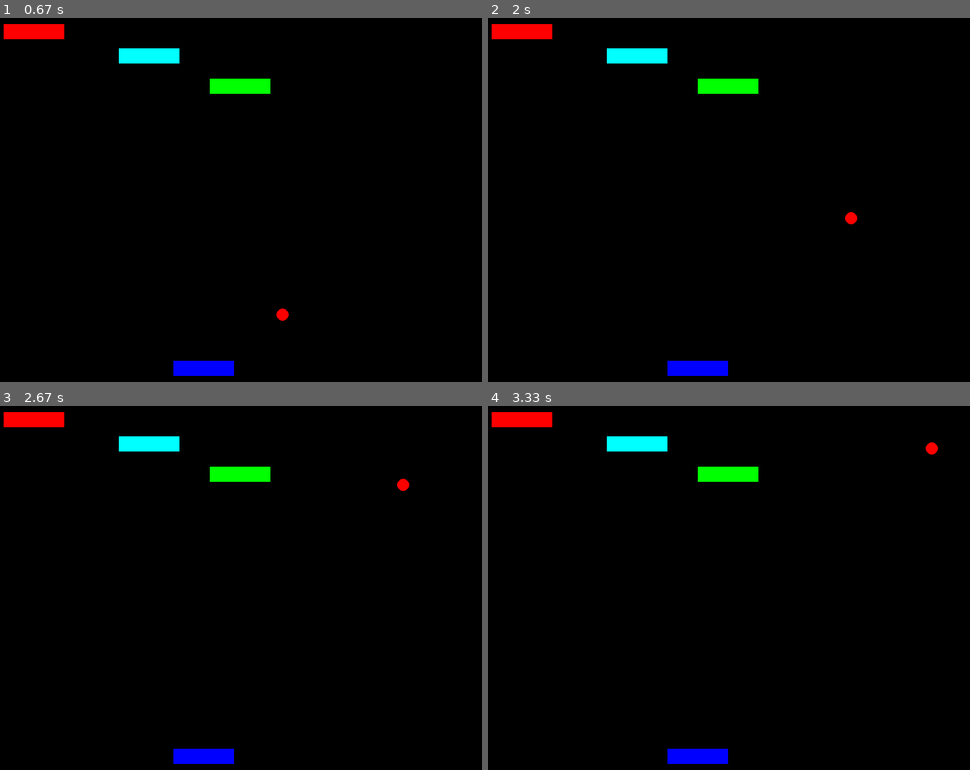
Above: before the commit, frames 1-4 (two rows, left to right).
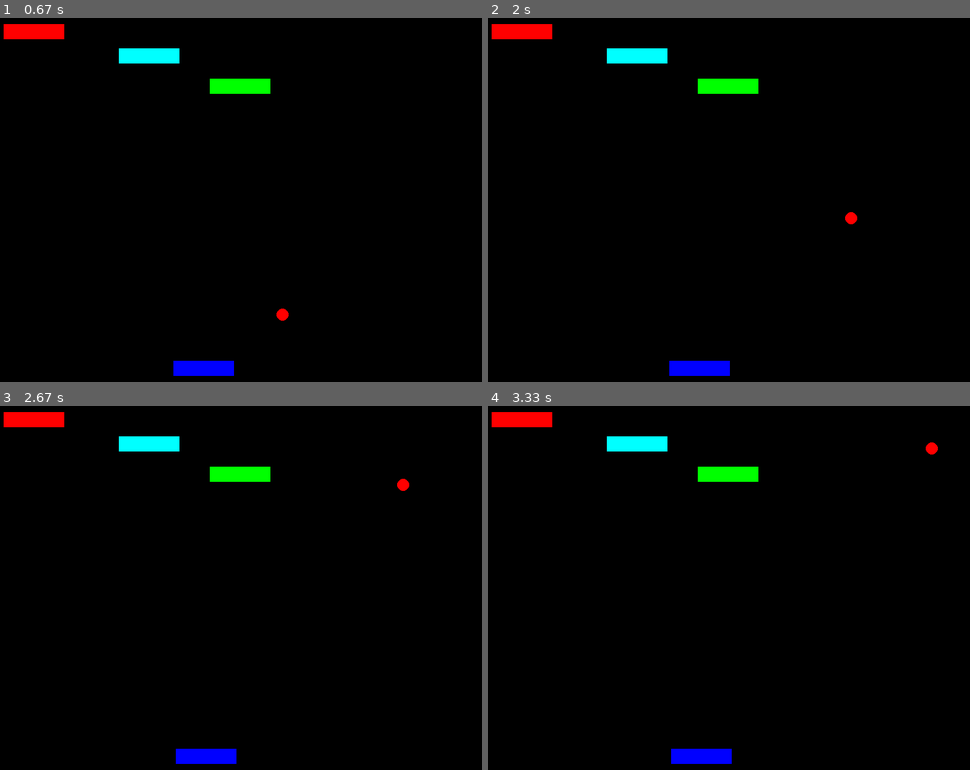
Above: after the commit, the same moments.

Repository: rayank77b/games
Game: pygame game, started from breakout/breakout.py
Two runs of this game, one before a commit and one after it. Both use one fixed random seed, a clock stepped at 60 frames per second and the inputs below.
Inputs:
- Up to frame 1 (0.67 s): hold Right from 0.33 s (still down)
- Up to frame 2 (2 s): release Right at 0.8 s; hold Right 0.83-1.3 s; hold Left 1.33-1.87 s; hold Left from 1.9 s (still down)
- Up to frame 3 (2.67 s): release Left at 2.3 s; hold Right from 2.33 s (still down)
- Up to frame 4 (3.33 s): release Right at 2.97 s; hold Left from 3 s (still down)

Frame 1 is identical in both runs. In frame 2, less than 0.1% of the frame differs, in the area x 37-51%, y 94-99%; in frame 3, less than 0.1%; in frame 4, less than 0.1%.

Commit message:
moved moving in class

Diff:
--- a/breakout/breakout.py
+++ b/breakout/breakout.py
@@ -105,6 +105,7 @@
 
     def move(self):
         if self.keypressed:
+            self.vx += 0.01      # longer hold, faster
             self.x += self.vx
             self.pos = (self.x, self.y)
 
